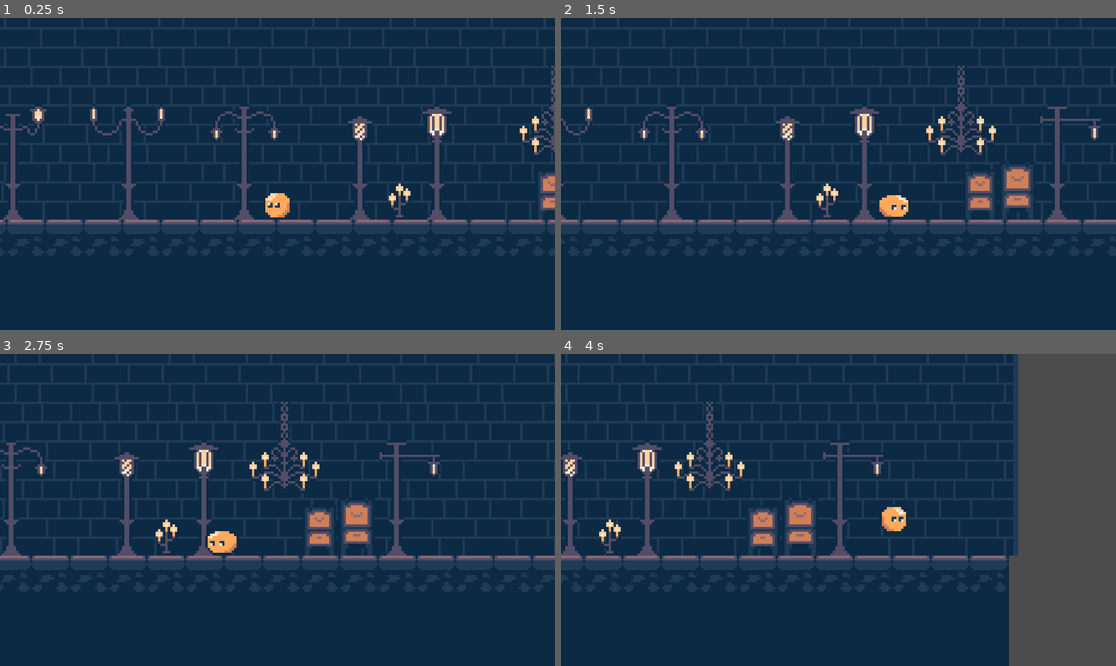
Above: before the commit, frames 1-4 (two rows, left to right).
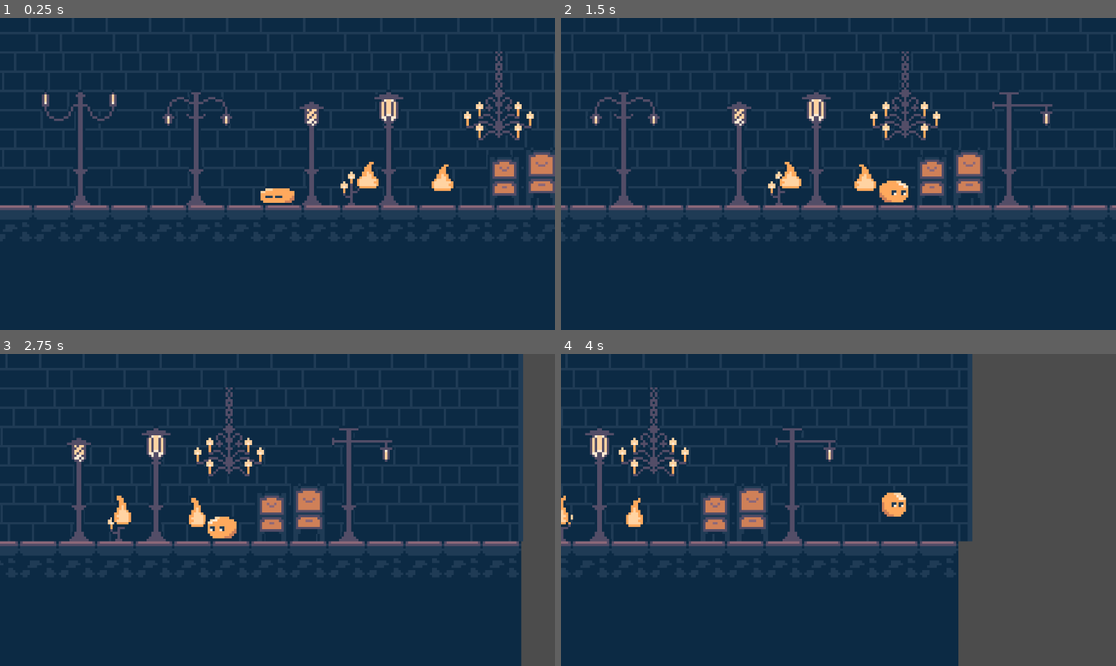
Above: after the commit, the same moments.

Repository: Kargisa/playback
Game: Godot game, scene res://Scenes/game.tscn
Two runs of this game, one before a commit and one after it. Both use one fixed random seed, a clock stepped at 60 frames per second and the inputs below.
Inputs (mouse positions are in pixels of both pictures, inside the frame that each line leads up to):
- Up to frame 1 (0.25 s): no input
- Up to frame 2 (1.5 s): tap Enter (ui_accept) at 0.5 s; move the mouse to (960, 158) at 0.52 s; hold Right (move_right) from 0.53 s (still down); tap P (play_recording) at 0.6 s; click (960, 158) at 0.67 s; tap Space (jump) at 0.77 s; move the mouse to (727, 189) at 1.27 s; tap E (start_recording) at 1.35 s
- Up to frame 3 (2.75 s): tap Space (jump) at 1.52 s; move the mouse to (333, 441) at 2.02 s; release Right (move_right) at 2.03 s; hold Left (move_left) from 2.03 s (still down); tap P (play_recording) at 2.1 s
- Up to frame 4 (4 s): move the mouse to (810, 572) at 2.77 s; release Left (move_left) at 2.78 s; hold Right (move_right) from 2.78 s (still down); tap E (start_recording) at 2.85 s; click (810, 572) at 2.92 s; tap Space (jump) at 3.02, 3.77 s; move the mouse to (1005, 556) at 3.52 s; tap P (play_recording) at 3.6 s

The runs differ from the first frame. In frame 1, 11% of the frame differs, in the area x 0-100%, y 10-67%; in frame 2, 12%; in frame 3, 16%; in frame 4, 17%, in the area x 0-83%, y 0-100%.
Error in both runs: Out of bounds get index '0' (on base: 'Array[Vector2]') (res://Scripts/recording.gd:59)

Commit message:
basic timed objective system

Diff:
--- a/Scenes/game.tscn
+++ b/Scenes/game.tscn
@@ -79,6 +79,15 @@
 [sub_resource type="TileSet" id="TileSet_wowpa"]
 sources/0 = SubResource("TileSetAtlasSource_3dryh")
 
+[sub_resource type="Gradient" id="Gradient_wrm1d"]
+offsets = PackedFloat32Array(0, 0.782123)
+colors = PackedColorArray(1, 1, 1, 1, 0, 0, 0, 1)
+
+[sub_resource type="GradientTexture2D" id="GradientTexture2D_3dryh"]
+gradient = SubResource("Gradient_wrm1d")
+fill = 1
+fill_from = Vector2(0.5, 0.5)
+
 [sub_resource type="TileSetAtlasSource" id="TileSetAtlasSource_wowpa"]
 texture = ExtResource("3_wrm1d")
 0:4/0 = 0
@@ -94,15 +103,6 @@
 shader_parameter/brightnessMult = 2.0
 shader_parameter/wiggleMult = 0.0
 shader_parameter/chromaticAberrationOffset = 0.001
-
-[sub_resource type="Gradient" id="Gradient_wrm1d"]
-offsets = PackedFloat32Array(0, 0.782123)
-colors = PackedColorArray(1, 1, 1, 1, 0, 0, 0, 1)
-
-[sub_resource type="GradientTexture2D" id="GradientTexture2D_3dryh"]
-gradient = SubResource("Gradient_wrm1d")
-fill = 1
-fill_from = Vector2(0.5, 0.5)
 
 [node name="Game" type="Node2D"]
 
@@ -134,19 +134,17 @@
 tile_map_data = PackedByteArray("AAAEAAIAAAAWABIAAAAEAAQAAAARABQAAAAEAAMAAAARABMAAAD8/wMAAAARABMAAAD8/wQAAAARABQAAAD8/w …(432 unchanged characters)…
 tile_set = SubResource("TileSet_wowpa")
 
+[node name="PointLight2D" type="PointLight2D" parent="ParallaxBackground/AmbientParallax"]
+visible = false
+position = Vector2(67, 26)
+color = Color(1, 0.831373, 0.639216, 1)
+shadow_enabled = true
+texture = SubResource("GradientTexture2D_3dryh")
+texture_scale = 6.55
+
 [node name="FloorLayer" type="TileMapLayer" parent="."]
 tile_map_data = PackedByteArray("AAD4/wUAAAAAAAQAAAD5/wUAAAAAAAQAAAD6/wUAAAAAAAQAAAD7/wUAAAAAAAQAAAD8/wUAAAAAAAQAAAD9/w …(2384 unchanged characters)…
 tile_set = SubResource("TileSet_i6g32")
-
-[node name="Player" parent="." instance=ExtResource("1_ebmjs")]
-position = Vector2(0, 55)
-
-[node name="Camera2D" type="Camera2D" parent="Player"]
-scale = Vector2(4, 4)
-zoom = Vector2(5, 5)
-process_callback = 0
-drag_horizontal_enabled = true
-drag_vertical_enabled = true
 
 [node name="CanvasLayer" type="CanvasLayer" parent="."]
 visible = false
@@ -161,24 +159,26 @@
 grow_horizontal = 2
 grow_vertical = 2
 
-[node name="PointLight2D" type="PointLight2D" parent="."]
-visible = false
-position = Vector2(-77, 4)
-color = Color(1, 0.831373, 0.639216, 1)
-shadow_enabled = true
-texture = SubResource("GradientTexture2D_3dryh")
-texture_scale = 1.5
-
 [node name="DirectionalLight2D" type="DirectionalLight2D" parent="."]
 visible = false
 color = Color(0.817979, 0.706275, 0.662668, 1)
 blend_mode = 1
 
+[node name="Player" parent="." instance=ExtResource("1_ebmjs")]
+position = Vector2(21, 67)
+
+[node name="Camera2D" type="Camera2D" parent="Player"]
+scale = Vector2(4, 4)
+zoom = Vector2(5, 5)
+process_callback = 0
+drag_horizontal_enabled = true
+drag_vertical_enabled = true
+
 [node name="TimedCheckpointManager" parent="." instance=ExtResource("4_3dryh")]
 time = 2.0
 
 [node name="TimedCheckpoint" parent="TimedCheckpointManager" instance=ExtResource("5_wowpa")]
-position = Vector2(89, 71)
+position = Vector2(59, 67)
 
 [node name="TimedCheckpoint2" parent="TimedCheckpointManager" instance=ExtResource("5_wowpa")]
-position = Vector2(157, 72)
+position = Vector2(90, 68)
--- a/Scenes/timed_checkpoint.tscn
+++ b/Scenes/timed_checkpoint.tscn
@@ -1,13 +1,59 @@
-[gd_scene load_steps=3 format=3 uid="uid://crdnmjmmbx87w"]
+[gd_scene load_steps=9 format=3 uid="uid://crdnmjmmbx87w"]
 
 [ext_resource type="Script" uid="uid://c7nlkyw0l5cnb" path="res://Scripts/timed_checkpoint.gd" id="1_83mjl"]
+[ext_resource type="Texture2D" uid="uid://bqel13db385xq" path="res://Assets/jubla.png" id="2_2ce2x"]
 
-[sub_resource type="CircleShape2D" id="CircleShape2D_83mjl"]
+[sub_resource type="CapsuleShape2D" id="CapsuleShape2D_2ce2x"]
+radius = 4.0
+height = 14.0
 
-[node name="TimedCheckpoint" type="Node2D"]
+[sub_resource type="AtlasTexture" id="AtlasTexture_82tyq"]
+atlas = ExtResource("2_2ce2x")
+region = Rect2(0, 0, 16, 16)
+
+[sub_resource type="AtlasTexture" id="AtlasTexture_77xwc"]
+atlas = ExtResource("2_2ce2x")
+region = Rect2(16, 0, 16, 16)
+
+[sub_resource type="AtlasTexture" id="AtlasTexture_4ih43"]
+atlas = ExtResource("2_2ce2x")
+region = Rect2(48, 0, 16, 16)
+
+[sub_resource type="AtlasTexture" id="AtlasTexture_flv1s"]
+atlas = ExtResource("2_2ce2x")
+region = Rect2(64, 0, 16, 16)
+
+[sub_resource type="SpriteFrames" id="SpriteFrames_b7gx6"]
+animations = [{
+"frames": [{
+"duration": 1.0,
+"texture": SubResource("AtlasTexture_82tyq")
+}, {
+"duration": 1.0,
+"texture": SubResource("AtlasTexture_77xwc")
+}, {
+"duration": 1.0,
+"texture": SubResource("AtlasTexture_4ih43")
+}, {
+"duration": 1.0,
+"texture": SubResource("AtlasTexture_flv1s")
+}],
+"loop": true,
+"name": &"default",
+"speed": 4.0
+}]
+
+[node name="TimedObjective" type="Node2D"]
+z_index = -1
 script = ExtResource("1_83mjl")
 
 [node name="Area2D" type="Area2D" parent="."]
 
 [node name="CollisionShape2D" type="CollisionShape2D" parent="Area2D"]
-shape = SubResource("CircleShape2D_83mjl")
+shape = SubResource("CapsuleShape2D_2ce2x")
+
+[node name="AnimatedSprite2D" type="AnimatedSprite2D" parent="."]
+sprite_frames = SubResource("SpriteFrames_b7gx6")
+autoplay = "default"
+
+[connection signal="property_list_changed" from="." to="." method="_on_property_list_changed"]
--- a/Scenes/timed_checkpoint_manager.tscn
+++ b/Scenes/timed_checkpoint_manager.tscn
@@ -2,7 +2,7 @@
 
 [ext_resource type="Script" uid="uid://b0dlbfibabm76" path="res://Scripts/timed_checkpoint_manager.gd" id="1_opfdh"]
 
-[node name="TimedCheckpointManager" type="Node"]
+[node name="TimedObjectiveManager" type="Node"]
 script = ExtResource("1_opfdh")
 
 [node name="Timer" type="Timer" parent="."]
--- a/Scripts/player_animation_manager.gd
+++ b/Scripts/player_animation_manager.gd
@@ -82,6 +82,7 @@
 func update_velocity_based_animations():
 	var speed_y = abs(player_node.velocity.y)
 
+
 	match current_state:
 		PlayerState.FALLING:
 			set_velocity_based_frame("FALLING", speed_y, falling_velocity_thresholds, false)
--- a/Scripts/timed_checkpoint.gd
+++ b/Scripts/timed_checkpoint.gd
@@ -3,12 +3,18 @@
 class_name TimedCheckpoint
 
 
-@export var radius : float = 10.0
-
 @onready var collider : CollisionShape2D = $Area2D/CollisionShape2D
 @onready var area : Area2D = $Area2D
 
 signal onCheckpintEnter
+
+func collectCheckpoint() -> void:
+	hide()
+	pass
+
+func resetCheckpoint() -> void:
+	show()
+	pass
 
 func onBodyEnter(body: Node) -> void:
 	if body is not CharacterBody2D:
@@ -18,12 +24,10 @@
 	pass
 
 func _ready() -> void:
-	(collider.shape as CircleShape2D).radius = radius
 	area.body_entered.connect(onBodyEnter)
 
 func _process(_delta: float) -> void:
-	if Engine.is_editor_hint():
-		(collider.shape as CircleShape2D).radius = radius
+	pass
 
 func _physics_process(_delta: float) -> void:
 	pass
--- a/Scripts/timed_checkpoint_manager.gd
+++ b/Scripts/timed_checkpoint_manager.gd
@@ -14,14 +14,16 @@
 
 func failedToCollectAllCheckpoints() -> void:
 	print("Faild to collect all checkpoints")
+
+	for checkpoint in collectedCheckpoints:
+		checkpoint.resetCheckpoint()
+
 	collectedCheckpoints.clear()
 
 func onTimerFinished() -> void:
 	if collectedCheckpoints.size() < checkpoints.size():
 		failedToCollectAllCheckpoints()
 		return
-
-
 
 func onCkeckpointEnter(checkpoint: TimedCheckpoint) -> void:
 	if collectedCheckpoints.size() <= 0:
@@ -31,6 +33,7 @@
 		return
 
 	collectedCheckpoints.append(checkpoint)
+	#checkpoint.collectCheckpoint()
 	print("Checkpoint collected")
 
 	if collectedCheckpoints.size() >= checkpoints.size():
Binary file changed: Assets/Tileset.aseprite
Binary file changed: Assets/Tileset.png
Binary file added: Assets/jubla.aseprite
Binary file added: Assets/jubla.png
Not shown, added: Assets/jubla.png.import
Binary file added: Assets/ring-objective-left.aseprite
Binary file added: Assets/ring-objective-left.png
Not shown, added: Assets/ring-objective-left.png.import
Binary file added: Assets/ring-objective-right.aseprite
Binary file added: Assets/ring-objective-right.png
Not shown, added: Assets/ring-objective-right.png.import
Binary file added: Assets/ring-objective.aseprite
(and 3 more such lines)
